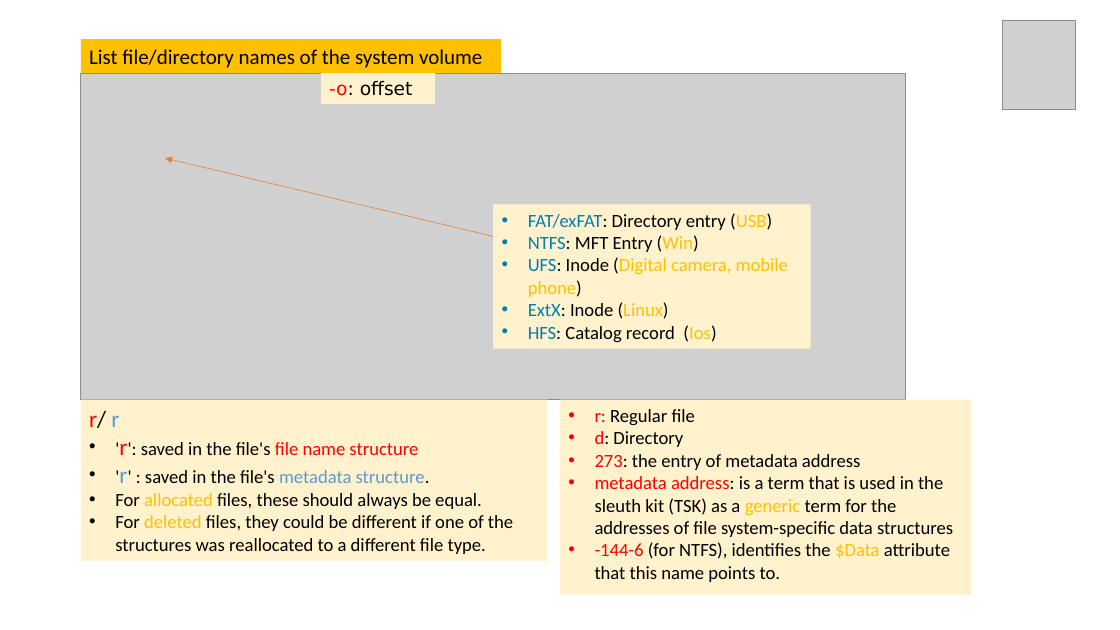
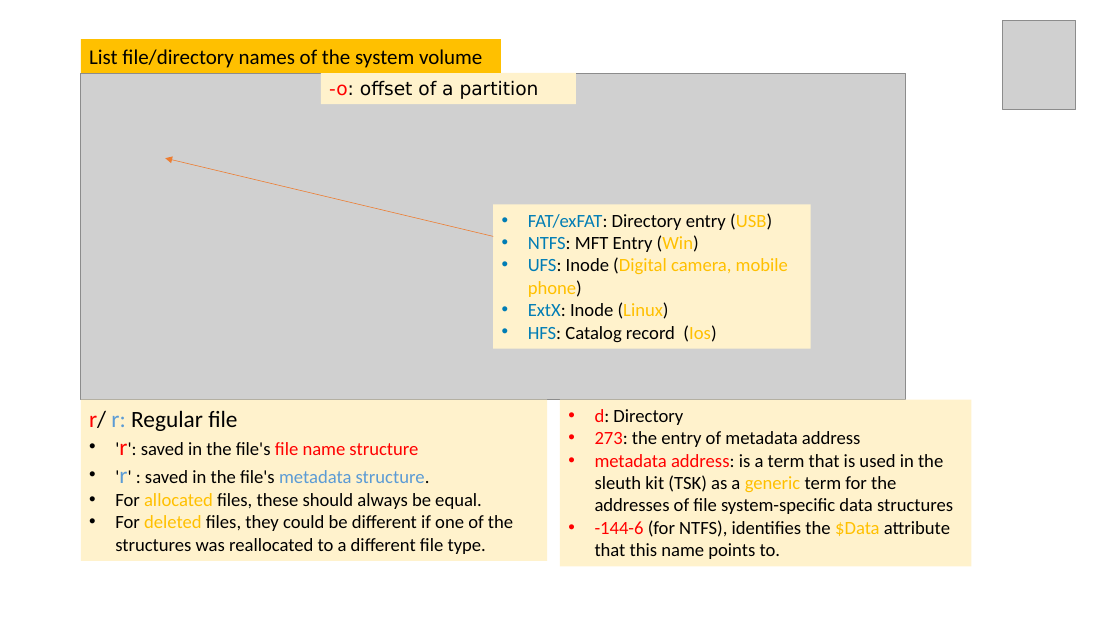
Before and after one commit to frankwxu/digital-forensics-lab, a slide deck: slide 20 of NIST_Data_Leakage_Case/NIST_Data_Leakage_00_Env_Setting.pptx. Drawn at 1120x630 pixels with LibreOffice and Linux fonts; fonts in the diff are those of the drawing; grey boxes stand for pictures; background and template pictures are left out. Boxes give left, top, right and bottom in pixels: in the first picture for what was removed or moved away, otherwise in the second. Text is boxed around its words. In the diff, an @@ line names an element or a change of style, - is before the commit and + after.

```diff
--- a/NIST_Data_Leakage_Case/NIST_Data_Leakage_00_Env_Setting.pptx
+++ b/NIST_Data_Leakage_Case/NIST_Data_Leakage_00_Env_Setting.pptx
@@ rectangle "-o: offset of a partition": place and size @@
-rectangle "-o: offset of a partition" at box(321, 73, 435, 104)
+rectangle "-o: offset of a partition" at box(321, 73, 576, 104)
@@ text in rectangle at box(329, 80, 539, 99): text changed @@
--o: offset
+-o: offset of a partition
@@ text in rectangle at box(89, 410, 237, 431): text changed; text colour #FF0000 to #000000 @@
-r/ r
+r/ r: Regular file
@@ rectangle "d: Directory": place and size @@
-rectangle "d: Directory" at box(560, 400, 972, 595)
+rectangle "d: Directory" at box(560, 400, 972, 567)
@@ text in rectangle at box(595, 409, 695, 426): paragraph removed @@
-• r: Regular file
```
Also in this commit, not shown: 3 other slides changed, 1 slide added, 21 other files.
